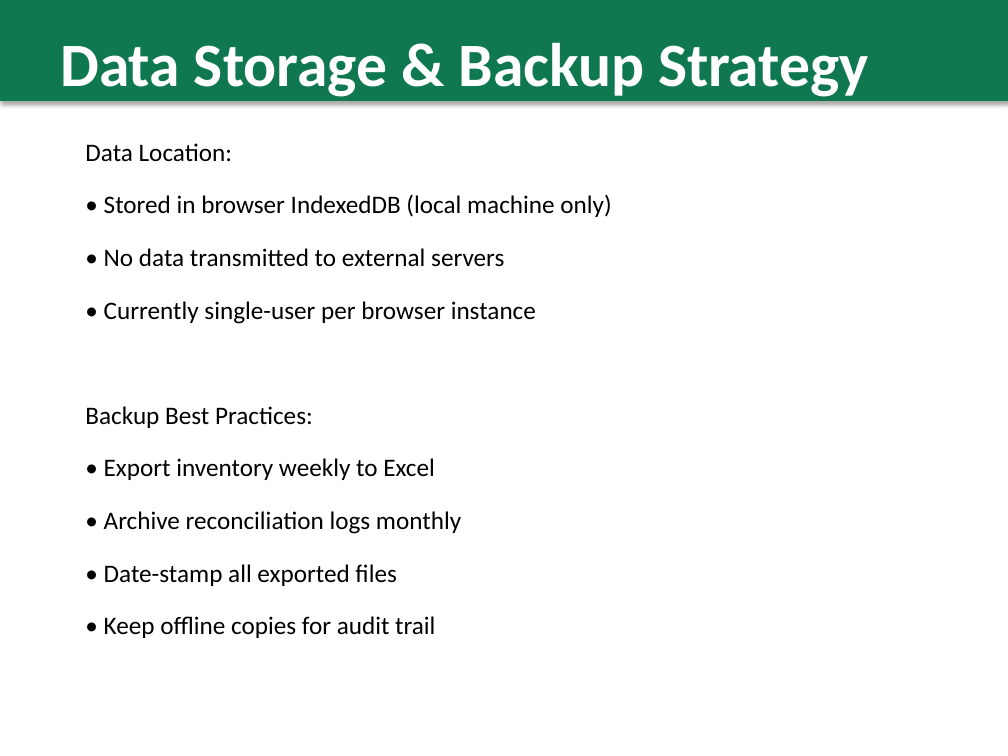
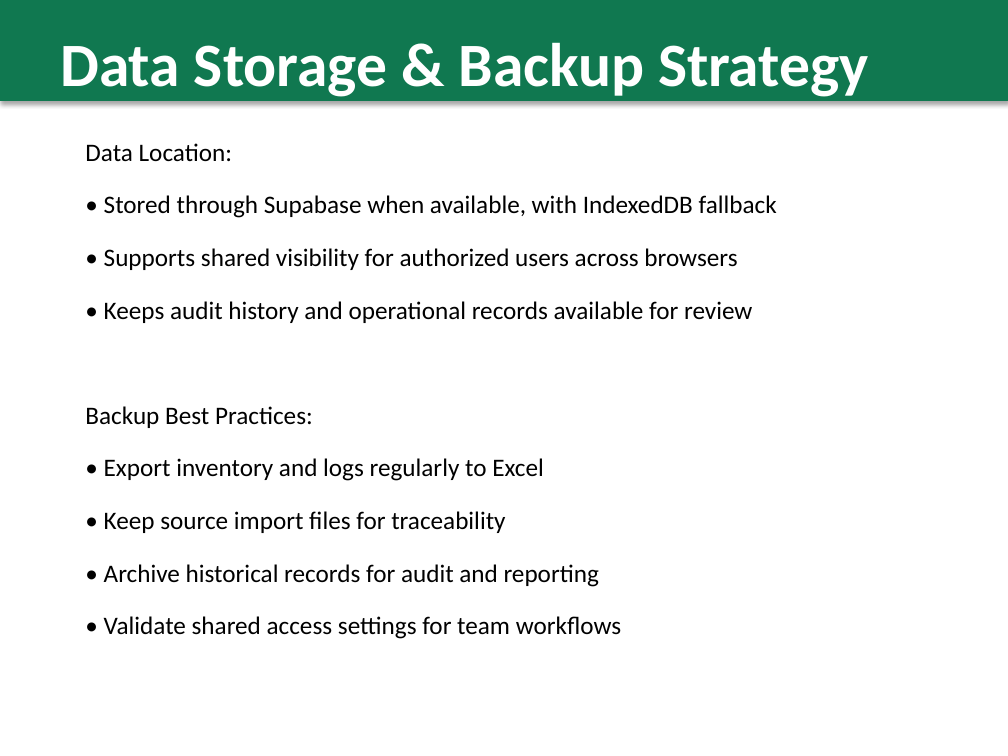
Before and after one commit to bigzylj-ux/omnipay-inventory, a slide deck: slide 14 of OmniPay_System_Presentation.pptx. Drawn at 1008x756 pixels with LibreOffice and Linux fonts; fonts in the diff are those of the drawing. Boxes give left, top, right and bottom in pixels: in the first picture for what was removed or moved away, otherwise in the second. Text is boxed around its words. In the diff, an @@ line names an element or a change of style, - is before the commit and + after.

Commit message:
Major Update: The application now prefers **Supabase** for shared cross-user visibility and uses IndexedDB as a fallback when remote access is unavailable

```diff
--- a/OmniPay_System_Presentation.pptx
+++ b/OmniPay_System_Presentation.pptx
@@ text at (104, 195, 777, 323): text changed @@
-• Stored in browser IndexedDB (local machine only)
-• No data transmitted to external servers
-• Currently single-user per browser instance
+• Stored through Supabase when available, with IndexedDB fallback
+• Supports shared visibility for authorized users across browsers
+• Keeps audit history and operational records available for review
@@ text at (104, 458, 621, 639): text changed @@
-• Export inventory weekly to Excel
-• Archive reconciliation logs monthly
-• Date-stamp all exported files
-• Keep offline copies for audit trail
+• Export inventory and logs regularly to Excel
+• Keep source import files for traceability
+• Archive historical records for audit and reporting
+• Validate shared access settings for team workflows
```
Also in this commit, not shown: 5 other slides changed, 9 other files.
